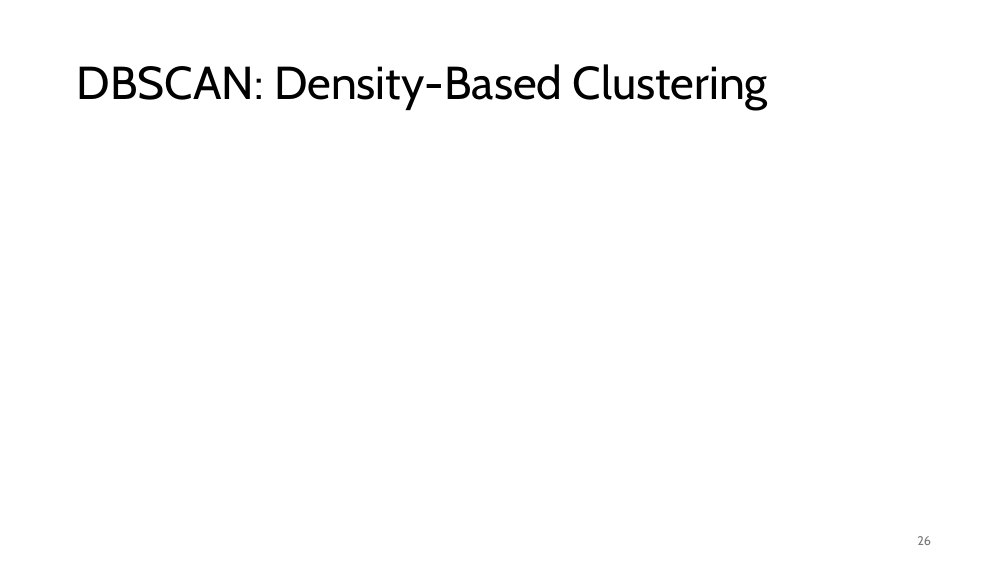
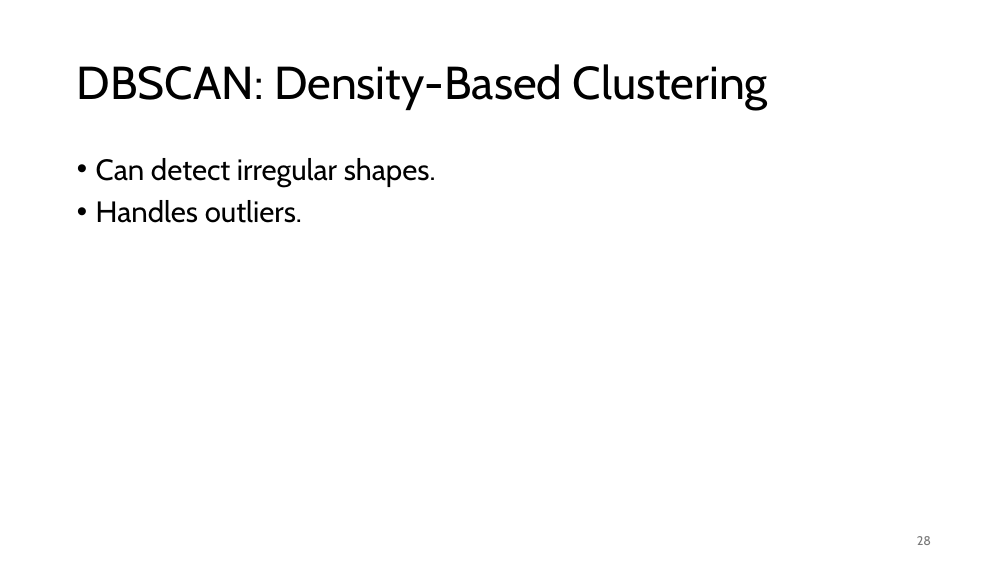
Before and after one commit to FelixWick/data_science, a slide deck: slide 28 of slides/2_clustering.pptx (slide 26 before the commit). Drawn at 1008x567 pixels with LibreOffice and Linux fonts; fonts in the diff are those of the drawing. Boxes give left, top, right and bottom in pixels: in the first picture for what was removed or moved away, otherwise in the second. Text is boxed around its words. In the diff, an @@ line names an element or a change of style, - is before the commit and + after.

```diff
--- a/slides/2_clustering.pptx
+++ b/slides/2_clustering.pptx
@@ text added at [96,158,436,223], 28 pt, text #000000 @@
+• Can detect irregular shapes.
+• Handles outliers.
@@ page number at [917,536,931,545]: text changed @@
-26
+28
```
Also in this commit, not shown: 3 other slides changed, 2 slides added, 1 other file.
